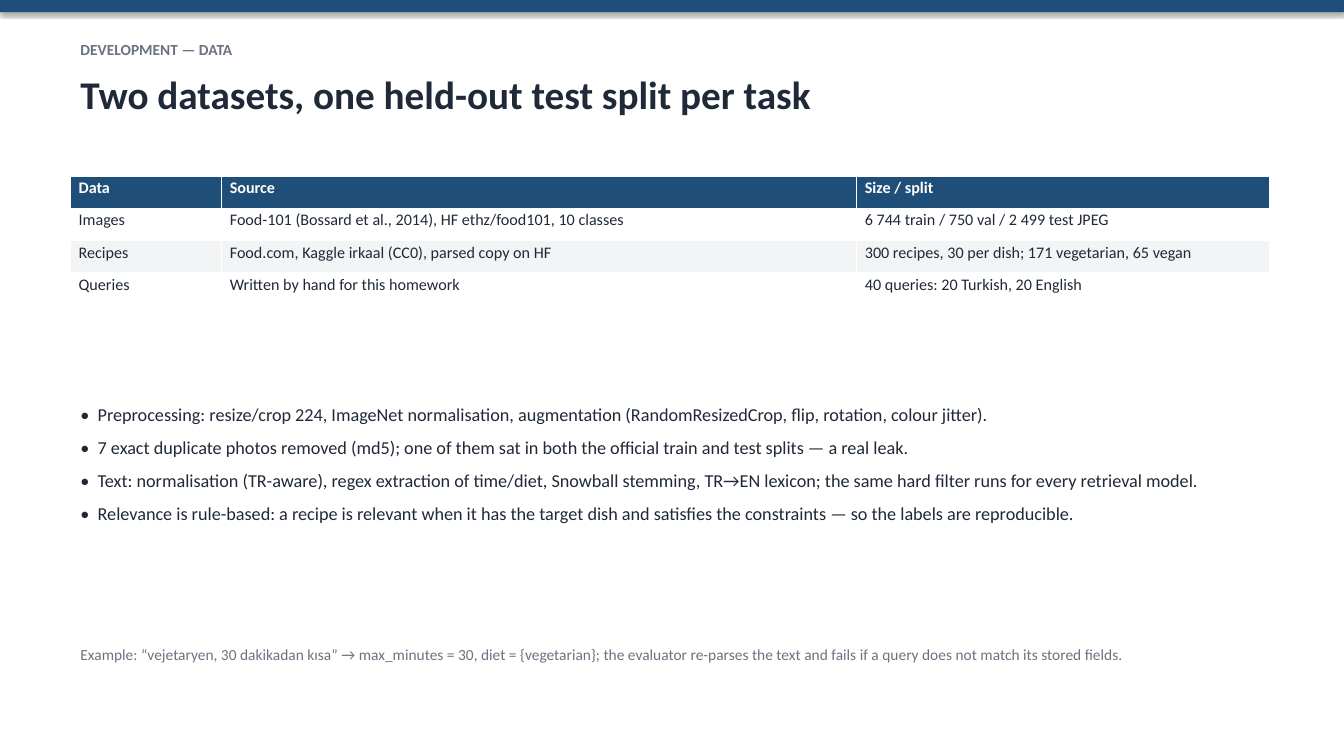
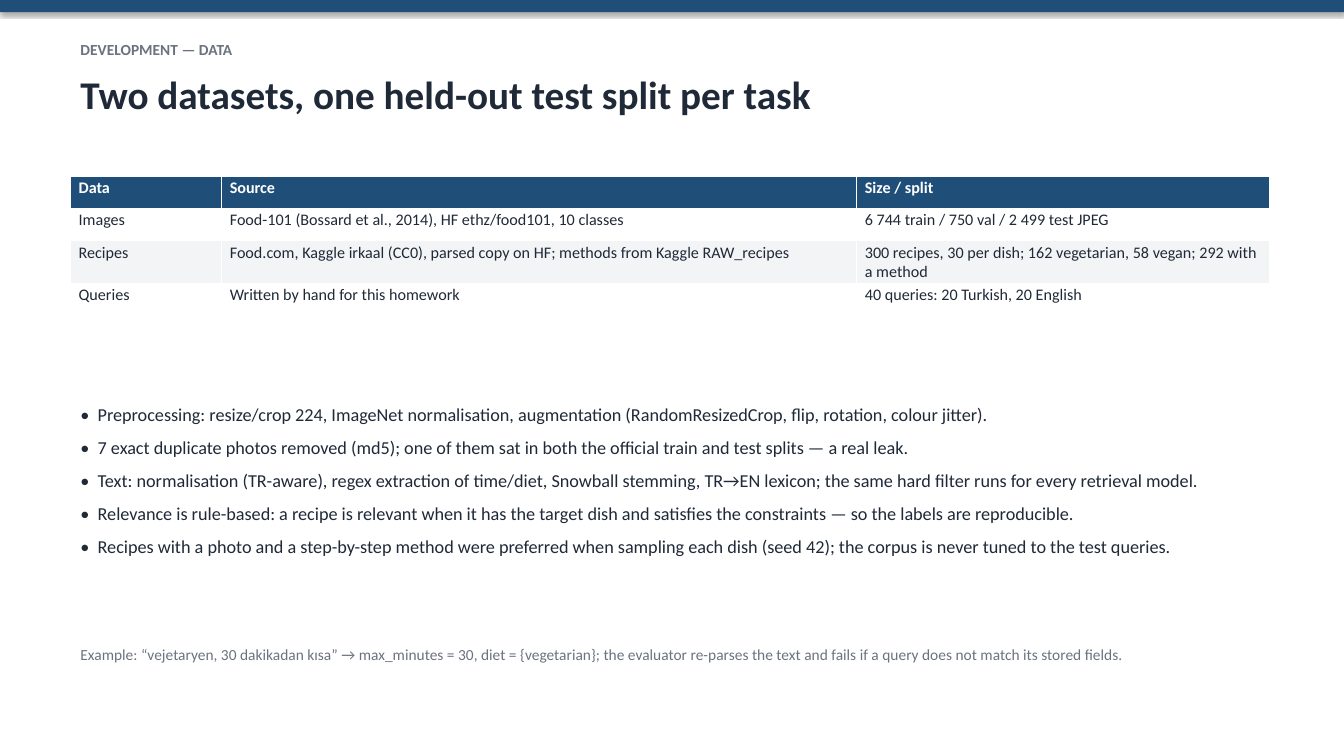
Before and after one commit to mehmeteminakkaya/swe015-food-recipe-finder, a slide deck: slide 3 of docs/slides.pptx. Drawn at 1344x756 pixels with LibreOffice and Linux fonts; fonts in the diff are those of the drawing. Boxes give left, top, right and bottom in pixels: in the first picture for what was removed or moved away, otherwise in the second. Text is boxed around its words. In the diff, an @@ line names an element or a change of style, - is before the commit and + after.

```diff
--- a/docs/slides.pptx
+++ b/docs/slides.pptx
@@ table at (71, 176, 1270, 307) @@
-row 3, column 2: Food.com, Kaggle irkaal (CC0), parsed copy on HF
+row 3, column 2: Food.com, Kaggle irkaal (CC0), parsed copy on HF; methods from Kaggle RAW_recipes
-row 3, column 3: 300 recipes, 30 per dish; 171 vegetarian, 65 vegan
+row 3, column 3: 300 recipes, 30 per dish; 162 vegetarian, 58 vegan; 292 with a method
@@ text at (98, 540, 1170, 556): paragraph added @@
+• Recipes with a photo and a step-by-step method were preferred when sampling each dish (seed 42); the corpus is never tuned to the test queries.
```
Also in this commit, not shown: 8 other slides changed, 23 other files.
